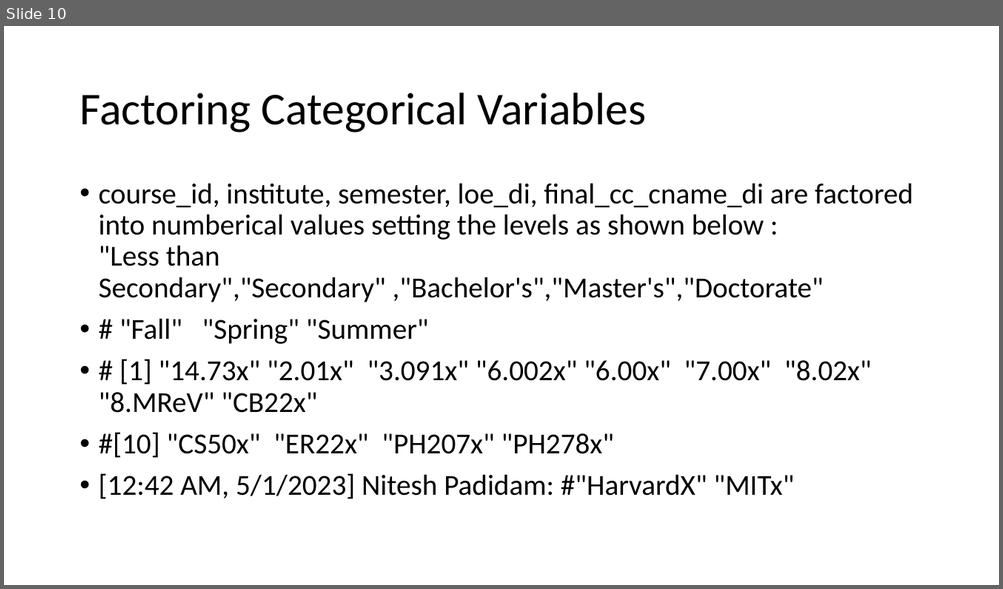
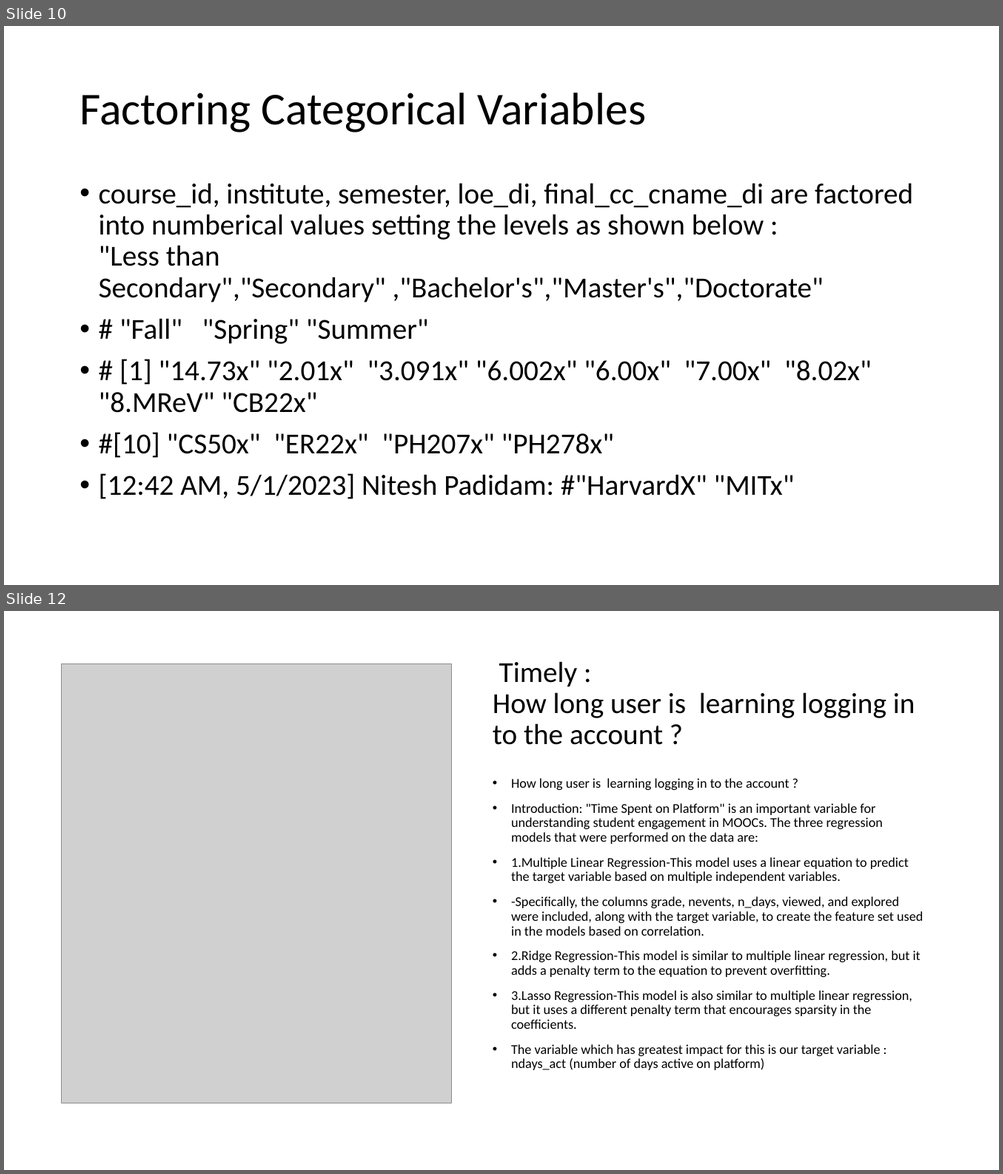
Before and after one commit to MANALI999999/test, a slide deck: Presentation1 [Autosaved].pptx. Shown one above the other, each under a label of ours: slide 10 before the commit, slides 10 and 12 after it; the slides between them are not shown. The pictures are 1003x589 and 1003x1174 pixels, drawn with LibreOffice and Linux fonts; fonts in the diff are those of the drawing; grey boxes stand for pictures. Boxes give left, top, right and bottom in pixels: in the first picture for what was removed or moved away, otherwise in the second. Text is boxed around its words. In the diff, an @@ line names an element or a change of style, - is before the commit and + after.

```diff
--- a/Presentation1 [Autosaved].pptx
+++ b/Presentation1 [Autosaved].pptx
@@ slide 12 added at box(4, 611, 999, 1170), background #FFFFFF @@
@@ picture added at box(62, 664, 451, 1103) @@
@@ title added at box(492, 661, 915, 745), 28 pt, text #000000 @@
+Timely :
+How long user is learning logging in to the account ?
@@ text added at box(511, 778, 922, 1071), 13 pt, text #000000 @@
+• How long user is learning logging in to the account ?
+• Introduction: "Time Spent on Platform" is an important variable for understanding student engagement in MOOCs. The three regression models that were performed on the data are:
+• 1.Multiple Linear Regression-This model uses a linear equation to predict the target variable based on multiple independent variables.
+• -Specifically, the columns grade, nevents, n_days, viewed, and explored were included, along with the target variable, to create the feature set used in the models based on correlation.
+• 2.Ridge Regression-This model is similar to multiple linear regression, but it adds a penalty term to the equation to prevent overfitting.
+• 3.Lasso Regression-This model is also similar to multiple linear regression, but it uses a different penalty term that encourages sparsity in the coefficients.
+• The variable which has greatest impact for this is our target variable : ndays_act (number of days active on platform)
```
Also in this commit, not shown: 1 slide changed, 5 other slides added.
